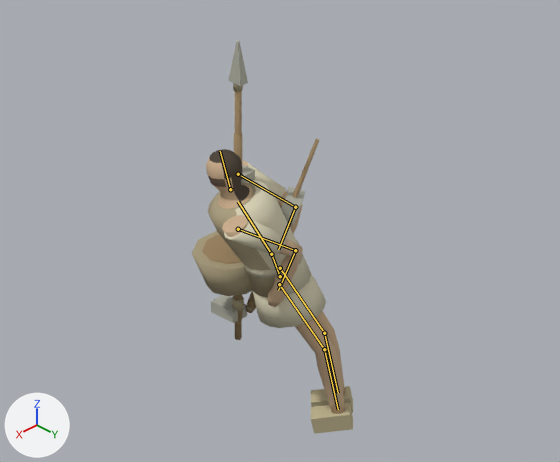
Two versions of the Blender file assets-src/char_body.blend, one commit apart.
The view is the same before and after, from the file's camera 'Cam'. The lights are fixed; the arrows at lower left show +X, +Y and +Z. The older version comes first. Both versions are drawn at the pose saved in each file; the numbers are the values there. The bones that change are drawn over the model as lines.

Objects in the first picture: 'armL', 'armR', 'axe_haft', 'axe_head', 'belt', 'bsk_body', 'bsk_rim', 'footL', 'footR', 'hoe_blade', 'legL', 'legR', 'rod_grip', 'rod_pole', 'skirt', 'slvL', 'slvR', 'torso', 'tunic' and 6 more.
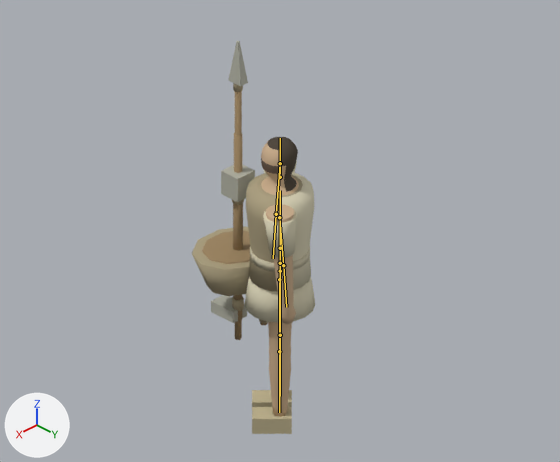
The edits, one by one:
Object 'CharRig' (bone_rig_object) moves from (0.0, 0.0, -0.026) to (0.0, 0.0, 0.0).
Bone 'root' (bone_root) turns from (0, 0, -15) to (0, 0, 0) degrees about its own x, y and z.
Bone 'spine' (bone_spine) turns from (0, 0, -9) to (0, 0, 0) degrees about its own x, y and z.
Bone 'head' (bone_head) turns from (0, 0, 13) to (-1, 0, 0) degrees about its own x, y and z.
Bone 'uarmL' (bone_uarml) turns from (-9, 0, 32) to (-2, 0, 3) degrees about its own x, y and z.
Bone 'larmL' (bone_larml) turns from (0, 0, -72) to (0, 0, 0) degrees about its own x, y and z.
Bone 'uarmR' (bone_uarmr) turns from (9, 0, 32) to (2, 0, -3) degrees about its own x, y and z.
Bone 'larmR' (bone_larmr) turns from (0, 0, -72) to (0, 0, 0) degrees about its own x, y and z.
Bone 'thighL' (bone_thighl) turns from (0, 0, 11) to (0, 0, 0) degrees about its own x, y and z.
Bone 'shinL' (bone_shinl) turns from (0, 0, -17) to (0, 0, 0) degrees about its own x, y and z.
Bone 'thighR' (bone_thighr) turns from (0, 0, 11) to (0, 0, 0) degrees about its own x, y and z.
Bone 'shinR' (bone_shinr) turns from (0, 0, -17) to (0, 0, 0) degrees about its own x, y and z.

Boxes [x1, y1, x2, y2] around the edits, measured in the pictures (560 x 462 px):
'tunic', posed (34% narrower): before [208, 180, 311, 297]; after [246, 172, 314, 292]
'legL', posed: before [295, 317, 345, 414]; after [268, 322, 292, 417]
'torso', posed: before [206, 149, 253, 209]; after [261, 137, 299, 196]
'skirt', posed: before [252, 273, 326, 328]; after [245, 277, 315, 323]
'armL', posed (62% narrower, 30% taller): before [222, 215, 303, 307]; after [266, 204, 296, 324]
'footL', posed (12% shorter): before [311, 403, 353, 434]; after [252, 407, 292, 434]
'slvL', posed (44% narrower, 26% taller): before [224, 218, 286, 255]; after [263, 211, 297, 258]
'footR', posed: before [311, 386, 353, 413]; after [252, 390, 292, 407]
'belt', posed: before [244, 240, 303, 279]; after [250, 247, 310, 271]
'legR', posed (not visible afterwards): before [316, 311, 345, 395]
'slvR', posed (mostly hidden afterwards): before [247, 162, 286, 202]; after [264, 160, 297, 173]
'rod_pole', posed: before [246, 139, 319, 313]; after [260, 323, 268, 325]
'armR', posed (not visible afterwards): before [242, 161, 303, 234]
'rod_grip', posed: before [246, 305, 256, 311]; after [259, 319, 268, 323]
bone 'root', root to tip: before (280, 276) to (271, 254); after (280, 271) to (280, 248)
bone 'spine', root to tip: before (271, 254) to (238, 201); after (280, 248) to (280, 190)
bone 'head', root to tip: before (230, 189) to (220, 151); after (280, 177) to (280, 138)
bone 'uarmL', root to tip: before (238, 229) to (295, 250); after (279, 217) to (283, 265)
bone 'larmL', root to tip: before (295, 250) to (278, 290); after (283, 265) to (286, 307)
bone 'uarmR', root to tip: before (238, 174) to (295, 207); after (280, 163) to (276, 214)
bone 'larmR', root to tip: before (295, 207) to (278, 249); after (276, 214) to (273, 258)
bone 'thighL', root to tip: before (279, 284) to (324, 349); after (279, 279) to (279, 351)
bone 'shinL', root to tip: before (324, 349) to (338, 409); after (279, 351) to (279, 412)
bone 'thighR', root to tip: before (280, 268) to (324, 333); after (280, 263) to (280, 335)
bone 'shinR', root to tip: before (324, 333) to (338, 393); after (280, 335) to (280, 396)
